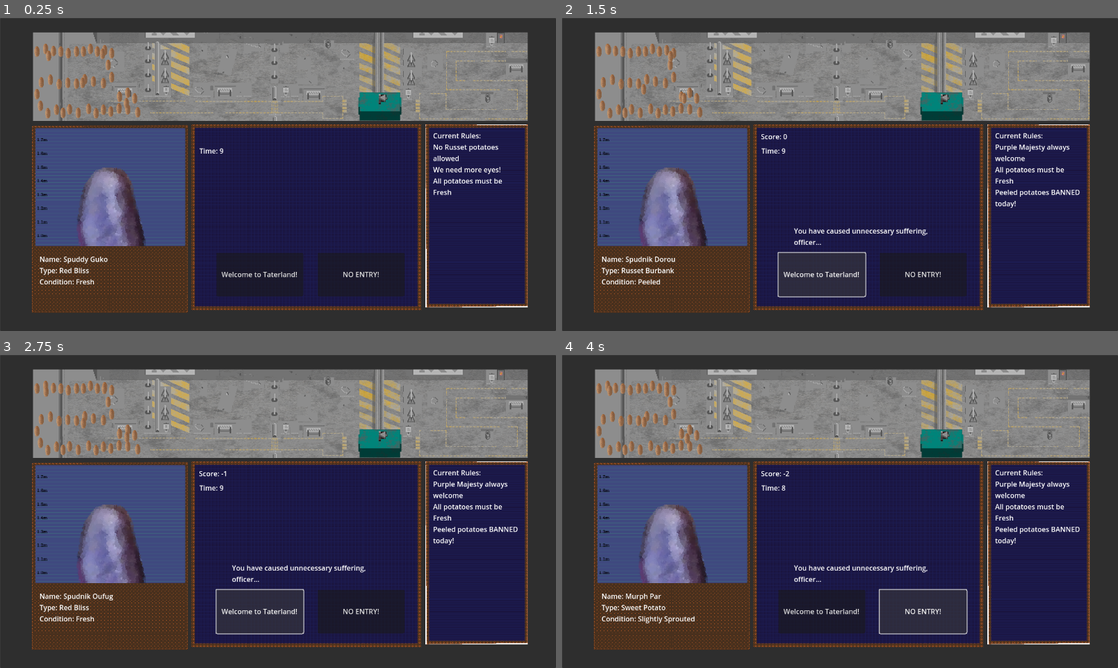
Above: before the commit, frames 1-4 (two rows, left to right).
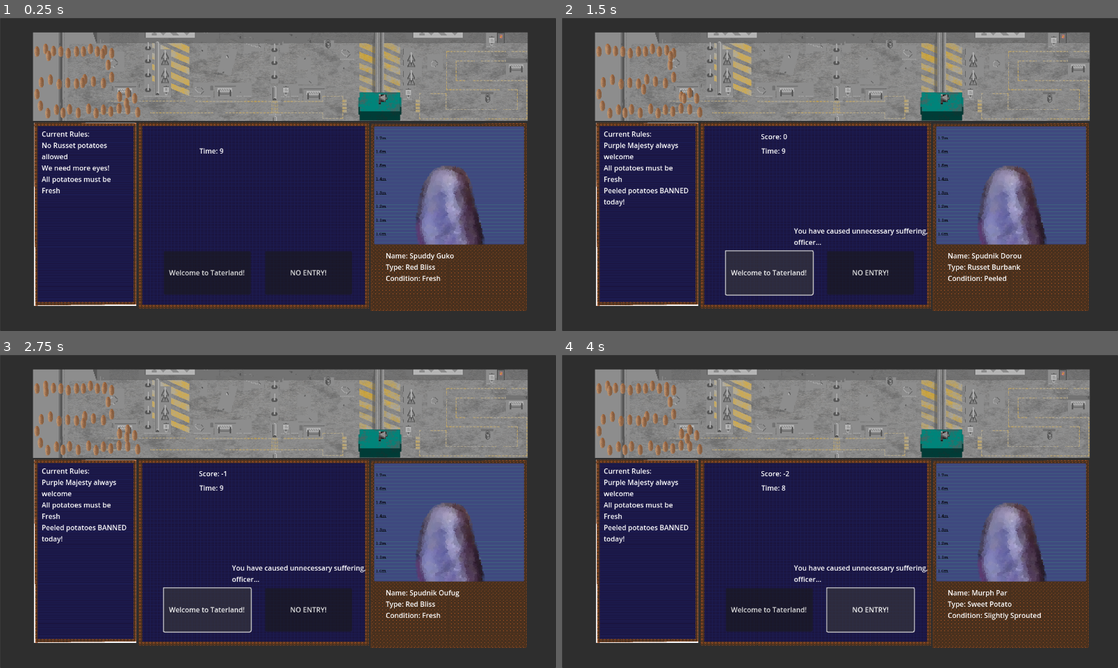
Above: after the commit, the same moments.

Repository: Lost-Rabbit-Digital/SpudCustoms
Game: Godot game, scene res://mainGame.tscn
The game is run twice, just before and just after one commit, with the same random seed, the same clock (stepped at 60 frames per second) and the same inputs.
Inputs:
- Up to frame 1 (0.25 s): no input
- Up to frame 2 (1.5 s): click "Welcome to Taterland!" at 0.5 s; click "Welcome to Taterland!" at 1.25 s
- Up to frame 3 (2.75 s): click "Welcome to Taterland!" at 2 s
- Up to frame 4 (4 s): click "NO ENTRY!" at 2.75 s

The runs differ from the first frame. In frame 1, 36% of the frame differs, in the area x 5-95%, y 33-94%; in frame 2, 36%; in frame 3, 36%; in frame 4, 36%.

Commit message:
Update mainGame.tscn

Diff:
--- a/mainGame.tscn
+++ b/mainGame.tscn
@@ -23,12 +23,12 @@
 texture = ExtResource("3_vixev")
 
 [node name="Sprite2D (Rules Panel)" type="Sprite2D" parent="."]
-position = Vector2(1097, 455)
+position = Vector2(196.014, 450.653)
 scale = Vector2(0.991713, 0.966143)
 texture = ExtResource("3_3ctpg")
 
 [node name="Sprite2D (Evidence Panel)" type="Sprite2D" parent="."]
-position = Vector2(705, 458)
+position = Vector2(583.528, 454.051)
 scale = Vector2(0.994467, 0.977299)
 texture = ExtResource("4_juy1b")
 
@@ -38,17 +38,17 @@
 texture = ExtResource("5_h10h2")
 
 [node name="Sprite2D (Suspect Panel)" type="Sprite2D" parent="."]
-position = Vector2(253, 461.5)
+position = Vector2(1032.5, 457.5)
 scale = Vector2(0.99723, 0.988584)
 texture = ExtResource("2_f25cg")
 
 [node name="Timer" type="Timer" parent="."]
 
 [node name="Label (PotatoInfo)" type="Label" parent="."]
-offset_left = 91.0
-offset_top = 543.0
-offset_right = 391.0
-offset_bottom = 663.0
+offset_left = 888.0
+offset_top = 535.0
+offset_right = 1188.0
+offset_bottom = 655.0
 
 [node name="Label (JudgementInfo)" type="Label" parent="."]
 offset_left = 534.0
@@ -64,10 +64,10 @@
 offset_bottom = 311.0
 
 [node name="Label (RulesLabel)" type="Label" parent="."]
-offset_left = 997.0
-offset_top = 259.0
-offset_right = 1197.0
-offset_bottom = 639.0
+offset_left = 96.0139
+offset_top = 254.653
+offset_right = 296.014
+offset_bottom = 634.653
 autowrap_mode = 3
 
 [node name="Label (TimeLabel)" type="Label" parent="."]
@@ -77,21 +77,21 @@
 offset_bottom = 344.0
 
 [node name="Button (WelcomeButton)" type="Button" parent="."]
-offset_left = 498.0
-offset_top = 540.0
-offset_right = 698.0
-offset_bottom = 640.0
+offset_left = 376.528
+offset_top = 536.051
+offset_right = 576.528
+offset_bottom = 636.051
 text = "Welcome to Taterland!"
 
 [node name="Button (NoEntryButton)" type="Button" parent="."]
-offset_left = 731.0
-offset_top = 540.0
-offset_right = 931.0
-offset_bottom = 640.0
+offset_left = 609.528
+offset_top = 536.051
+offset_right = 809.528
+offset_bottom = 636.051
 text = "NO ENTRY!"
 
 [node name="RussetBurbankPotato(2)" type="Sprite2D" parent="."]
-position = Vector2(252, 419)
+position = Vector2(1031.5, 415)
 scale = Vector2(1.64844, 1.64844)
 texture = ExtResource("7_0jh12")
 
